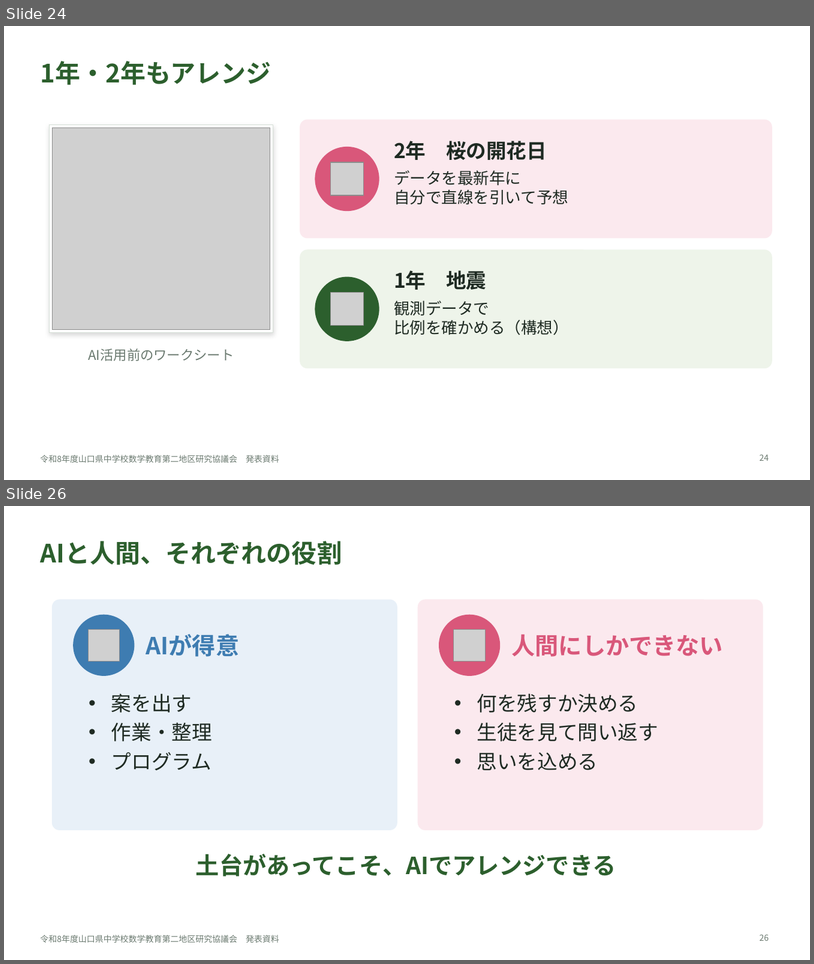
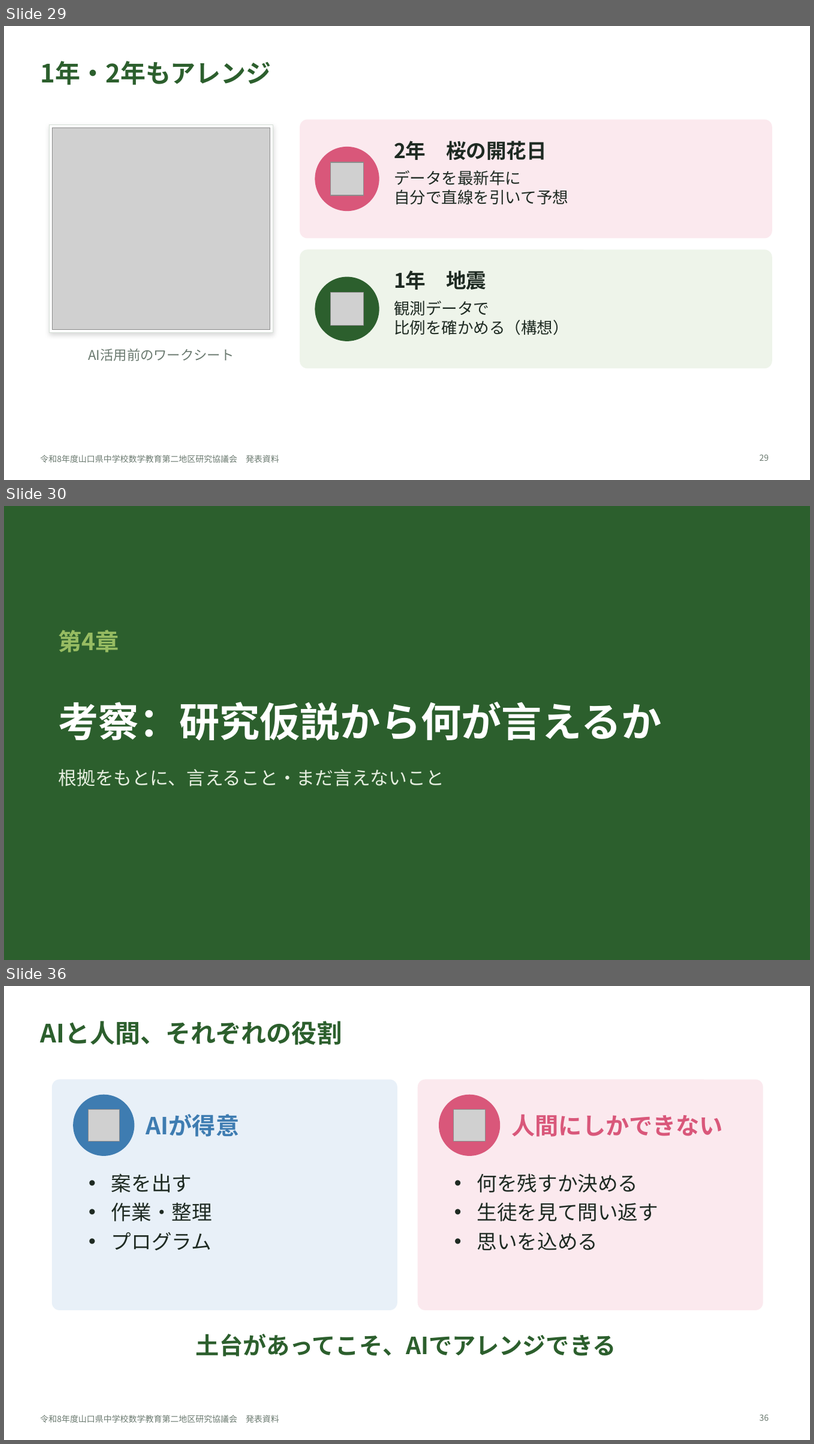
Before and after one commit to margiela14th-sudo/my-ai-project, a slide deck: 07_完成資料/県大会発表_生成AI授業再構築.pptx. Shown one above the other, each under a label of ours: slides 24 and 26 before the commit, slides 29, 30 and 36 after it; the slides between them are not shown. The pictures are 814x964 and 814x1444 pixels, drawn with LibreOffice and Linux fonts; fonts in the diff are those of the drawing; grey boxes stand for pictures. Boxes give left, top, right and bottom in pixels: in the first picture for what was removed or moved away, otherwise in the second. Text is boxed around its words. In the diff, an @@ line names an element or a change of style, - is before the commit and + after.

```diff
--- a/07_完成資料/県大会発表_生成AI授業再構築.pptx
+++ b/07_完成資料/県大会発表_生成AI授業再構築.pptx
@@ slide 30 added at bbox=[4, 506, 810, 960], background #2C5F2D @@
@@ text added at bbox=[59, 630, 119, 652], 28 pt, text #97BC62, bold @@
+第4章
@@ text added at bbox=[59, 702, 662, 741], 48 pt, text #FFFFFF, bold @@
+考察：研究仮説から何が言えるか
@@ text added at bbox=[59, 769, 444, 786], 22 pt, text #E5EEDF @@
+根拠をもとに、言えること・まだ言えないこと
@@ what was slide 24 is now slide 29 @@
@@ page number at bbox=[760, 454, 770, 460]: text changed @@
-24
+29
@@ what was slide 26 is now slide 36 @@
@@ page number at bbox=[760, 1414, 770, 1420]: text changed @@
-26
+36
```
Also in this commit, not shown: 2 slides changed, 9 other slides added, 1 slide removed, 14 other files.
